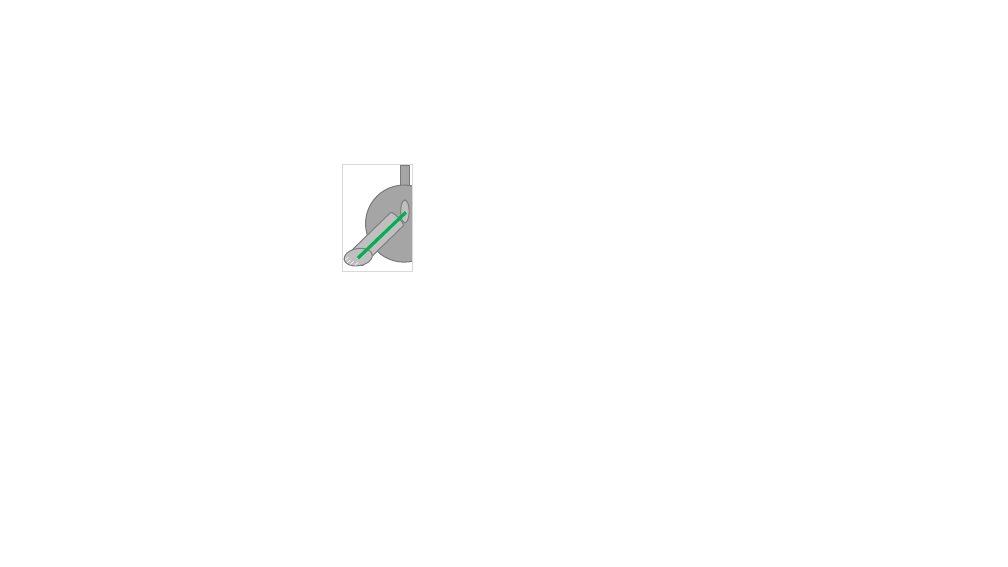
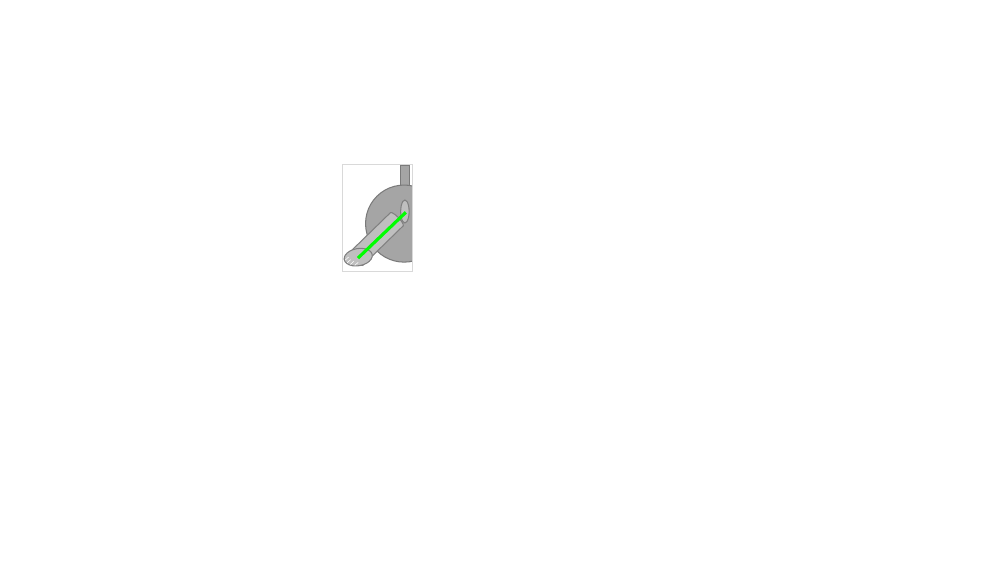
Before and after one commit to reshetovdenis/HindlimbClasping, a slide deck: slide 1 of limb_position.pptx. Drawn at 1008x567 pixels with LibreOffice and Linux fonts; fonts in the diff are those of the drawing. Boxes give left, top, right and bottom in pixels: in the first picture for what was removed or moved away, otherwise in the second. Text is boxed around its words. In the diff, an @@ line names an element or a change of style, - is before the commit and + after.

```diff
--- a/limb_position.pptx
+++ b/limb_position.pptx
@@ line (358, 258) - (406, 212): stroke #00B050 3 pt to #00FF00 3 pt @@
```
Also in this commit, not shown: 2 other slides changed, 5 other files.
